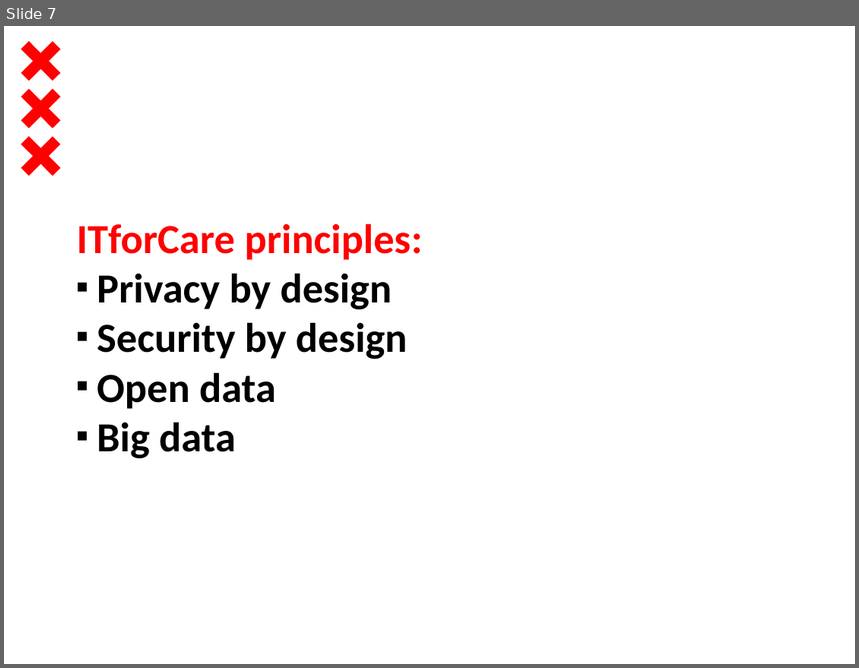
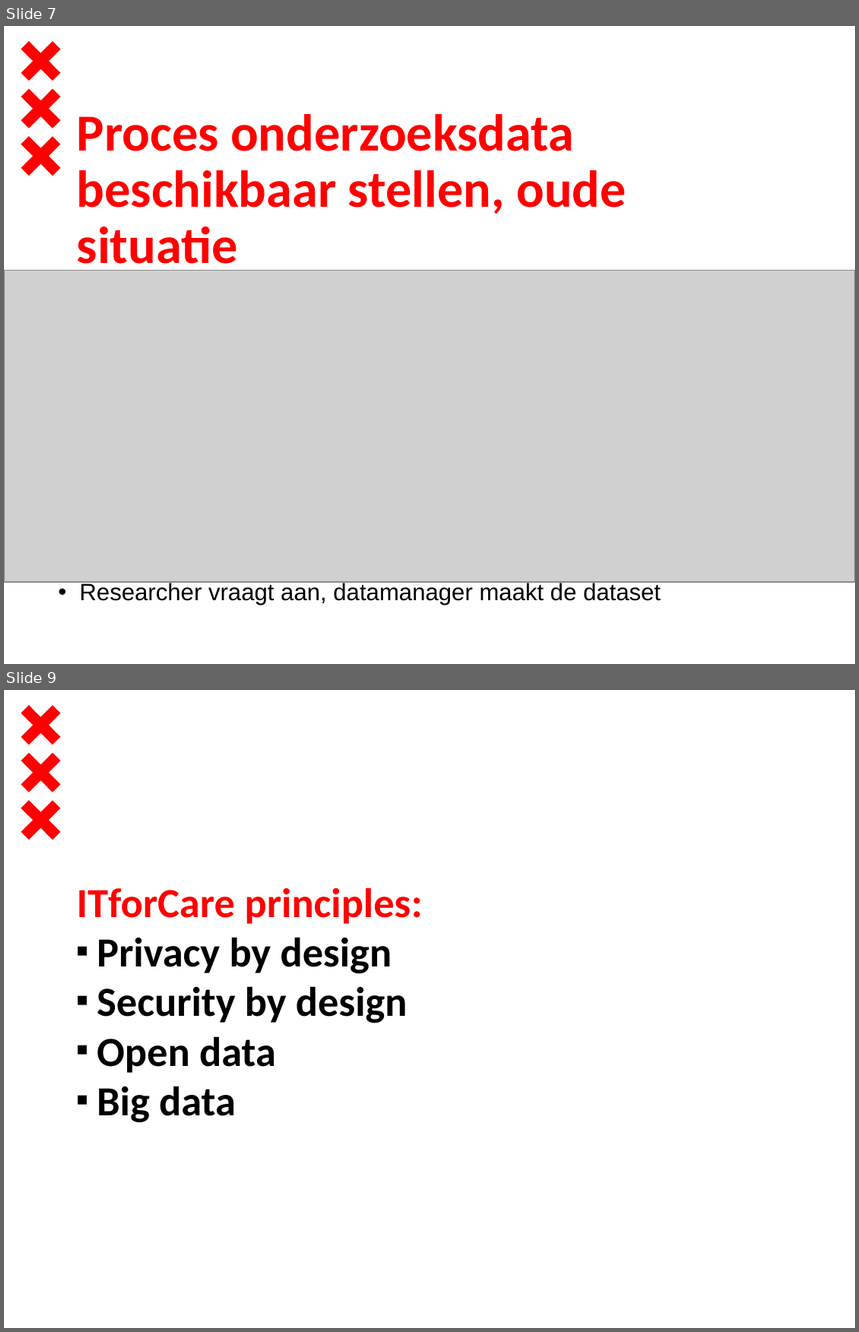
Before and after one commit to dt020/GGD, a slide deck: Architectuurcontext - Sarphati.pptx. Shown one above the other, each under a label of ours: slide 7 before the commit, slides 7 and 9 after it; the slides between them are not shown. The pictures are 859x668 and 859x1332 pixels, drawn with LibreOffice and Linux fonts; fonts in the diff are those of the drawing; grey boxes stand for pictures; background and template pictures are left out. Boxes give left, top, right and bottom in pixels: in the first picture for what was removed or moved away, otherwise in the second. Text is boxed around its words. In the diff, an @@ line names an element or a change of style, - is before the commit and + after.

Commit message:
Procesnamen en kleur van de Representation componentjes aangepast

```diff
--- a/Architectuurcontext - Sarphati.pptx
+++ b/Architectuurcontext - Sarphati.pptx
@@ slide 7 added at (x1=4, y1=26, x2=855, y2=664), background #FFFFFF; not listed: 3 template elements that a slide beside it also shows @@
@@ title added at (x1=77, y1=114, x2=626, y2=275), 44 pt, text #FF0000, bold @@
+Proces onderzoeksdata beschikbaar stellen, oude situatie
@@ picture added at (x1=4, y1=270, x2=855, y2=582) @@
@@ subtitle added at (x1=79, y1=582, x2=661, y2=606), 20 pt, text #000000 @@
+• Researcher vraagt aan, datamanager maakt de dataset
@@ what was slide 7 is now slide 9 @@
```
Also in this commit, not shown: 4 slides changed, 1 other slide added, 4 slides removed, 2 other files.
